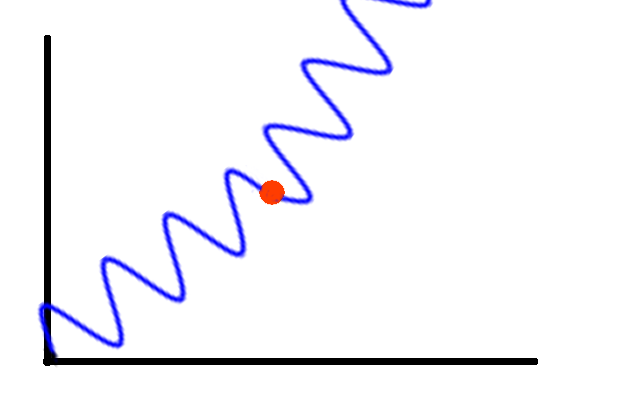
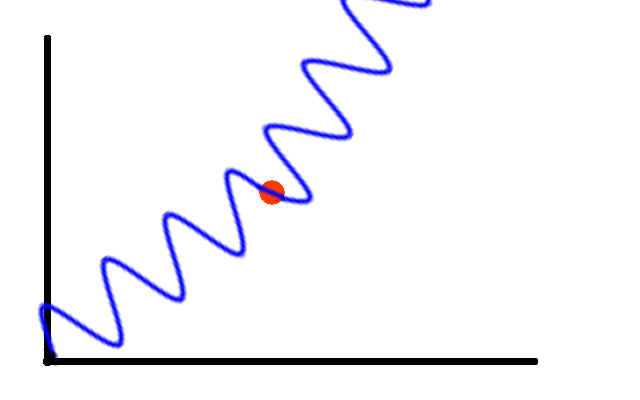
The second 640 x 400 image is a revision of the first. Changes to its layers:
painted on "Layer" over <box>256,181,286,202</box>
